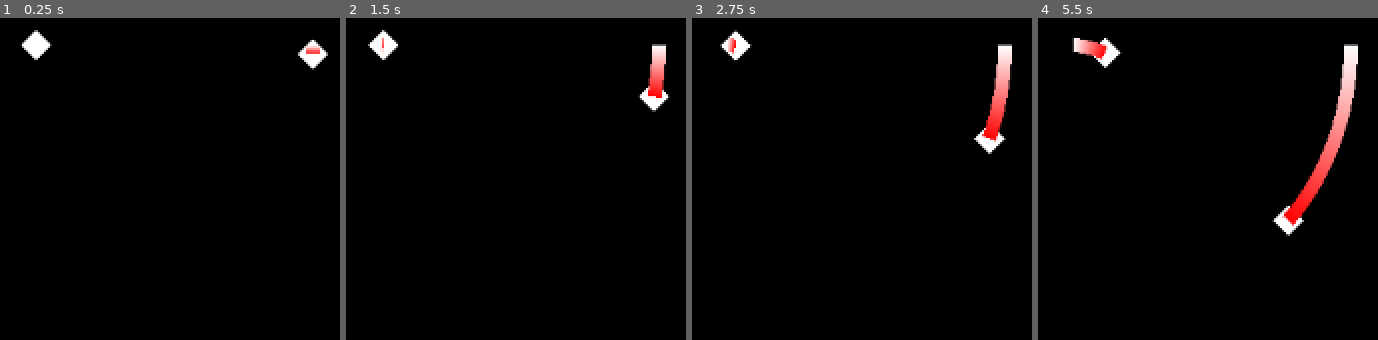
Above: before the commit, frames 1-4 (left to right).
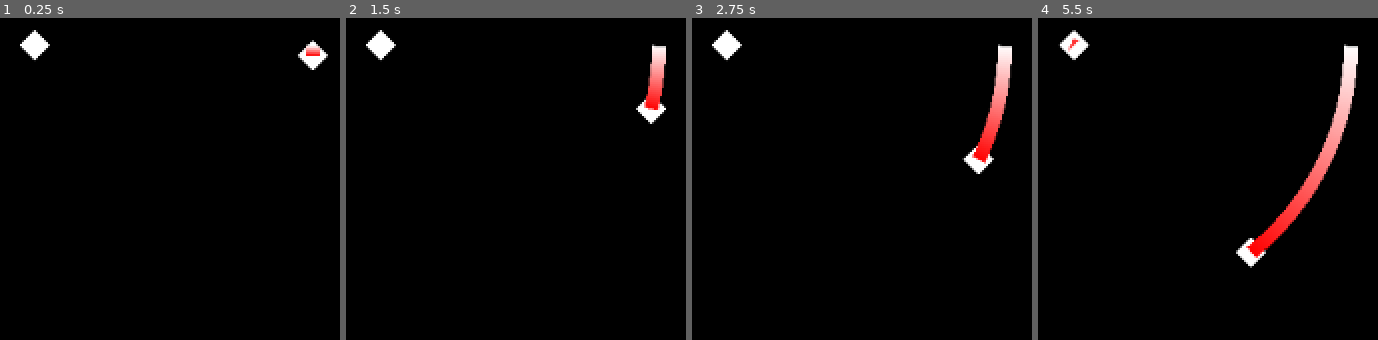
Above: after the commit, the same moments.

Repository: Abstreal/gravitational-golf
Game: Godot game, scene res://Scenes/game.tscn
Two runs of this game, one before a commit and one after it. Both use one fixed random seed, a clock stepped at 60 frames per second and the inputs below.
Inputs (mouse positions are in pixels of both pictures, inside the frame that each line leads up to):
- Up to frame 1 (0.25 s): no input
- Up to frame 2 (1.5 s): tap Enter at 0.5 s; move the mouse to (outside the picture) at 0.52 s; tap Space at 1.25 s; move the mouse to (584, 262) at 1.27 s
- Up to frame 3 (2.75 s): move the mouse to (outside the picture) at 2.02 s
- Up to frame 4 (5.5 s): move the mouse to (outside the picture) at 2.77 s; tap Enter at 3.5 s; move the mouse to (outside the picture) at 3.52 s; move the mouse to (1116, 82) at 4.27 s; move the mouse to (outside the picture) at 5.02 s

The runs differ from the first frame. In frame 1, 0.4% of the frame differs, in the area x 5-97%, y 3-17%; in frame 2, 1.3%; in frame 3, 2.1%; in frame 4, 3.9%, in the area x 6-95%, y 3-78%.

Commit message:
Fixed delta-time issue pertaining to the gravity sim

Diff:
--- a/Scenes/c_body.gd
+++ b/Scenes/c_body.gd
@@ -4,8 +4,9 @@
 @export var initial_vel: Vector2 = Vector2()
 
 func _ready():
-	velocity = initial_vel
+	velocity += initial_vel
 
 func _physics_process(delta: float) -> void:
 
 	move_and_slide()
+	#print(velocity.length())
--- a/Scenes/c_body.tscn
+++ b/Scenes/c_body.tscn
@@ -9,6 +9,7 @@
 colors = PackedColorArray(1, 0, 0, 1, 1, 1, 1, 1)
 
 [node name="CBody" type="CharacterBody2D"]
+motion_mode = 1
 script = ExtResource("1_1pvmd")
 
 [node name="CollisionShape2D" type="CollisionShape2D" parent="."]
--- a/Scenes/game.tscn
+++ b/Scenes/game.tscn
@@ -9,11 +9,10 @@
 
 [node name="CBody" parent="GravityHandler" instance=ExtResource("2_d4n8n")]
 position = Vector2(400, 200)
-mass = 100.0
-initial_vel = Vector2(0, 25)
+initial_vel = Vector2(0, 31)
 
 [node name="CBody2" parent="GravityHandler" instance=ExtResource("2_d4n8n")]
 position = Vector2(200, 200)
-mass = 200.0
+mass = 20000.0
 
 [editable path="GravityHandler"]
--- a/Scenes/gravity_handler.gd
+++ b/Scenes/gravity_handler.gd
@@ -26,11 +26,11 @@
 		total += get_accel(cbodies[cbody_i].global_position, cbodies[j].global_position, cbodies[j].mass)
 	return total
 
-func apply_accels() -> void:
+func apply_accels(delta: float) -> void:
 	for i in range(cbodies.size()):
 		var accel = get_total_accel(i)
-		cbodies[i].velocity += accel
+		cbodies[i].velocity += accel * delta
 
 # Called every frame. 'delta' is the elapsed time since the previous frame.
 func _physics_process(delta: float) -> void:
-	apply_accels()
+	apply_accels(delta)
